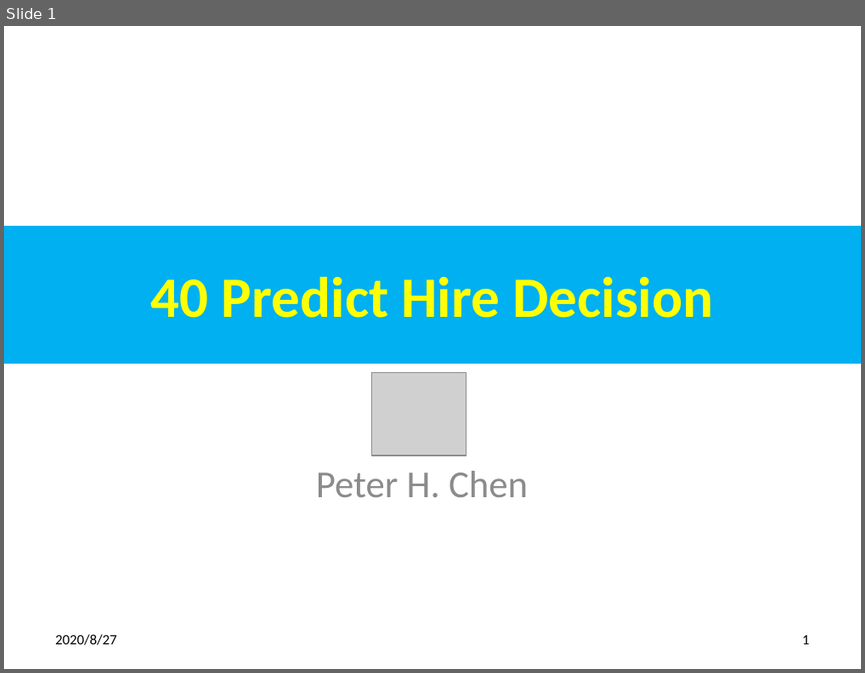
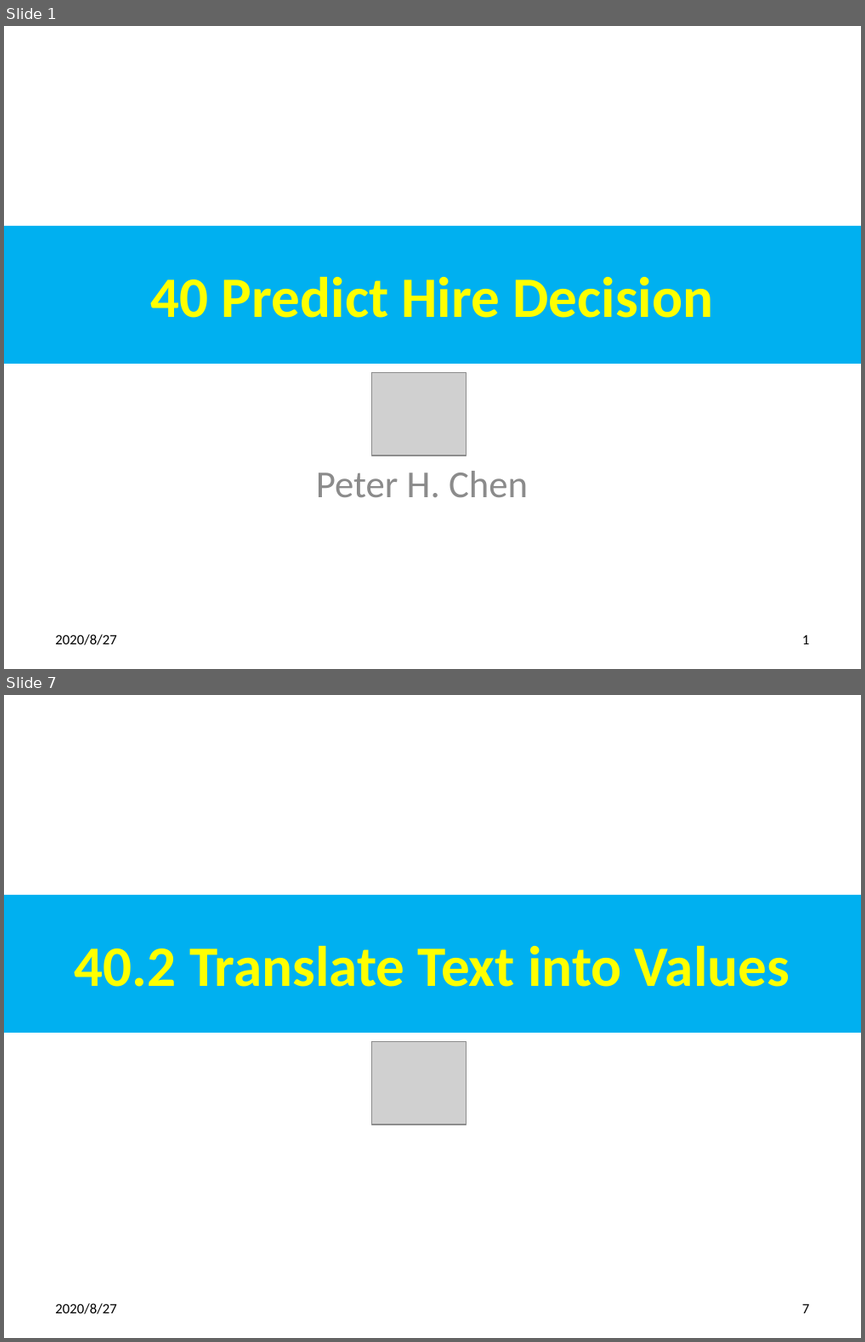
Before and after one commit to peterhchen/900_Python_ML_DS_DL, a slide deck: 040_PredictHireDecision.pptx. Shown one above the other, each under a label of ours: slide 1 before the commit, slides 1 and 7 after it; the slides between them are not shown. The pictures are 865x673 and 865x1342 pixels, drawn with LibreOffice and Linux fonts; fonts in the diff are those of the drawing; grey boxes stand for pictures. Boxes give left, top, right and bottom in pixels: in the first picture for what was removed or moved away, otherwise in the second. Text is boxed around its words. In the diff, an @@ line names an element or a change of style, - is before the commit and + after.

```diff
--- a/040_PredictHireDecision.pptx
+++ b/040_PredictHireDecision.pptx
@@ slide 7 added at <box>4,695,861,1338</box>, background #FFFFFF @@
@@ title added at <box>4,895,861,1032</box>, fill #00B0F0, 48 pt, text #FFFF00, bold @@
+40.2 Translate Text into Values
@@ picture added at <box>371,1041,466,1124</box> @@
@@ text added at <box>55,1303,116,1314</box>, 12 pt, text #000000 @@
+2020/8/27
@@ page number added at <box>802,1304,809,1313</box>, 12 pt, text #000000 @@
+7
```
Also in this commit, not shown: 3 slides changed, 21 other slides added.
